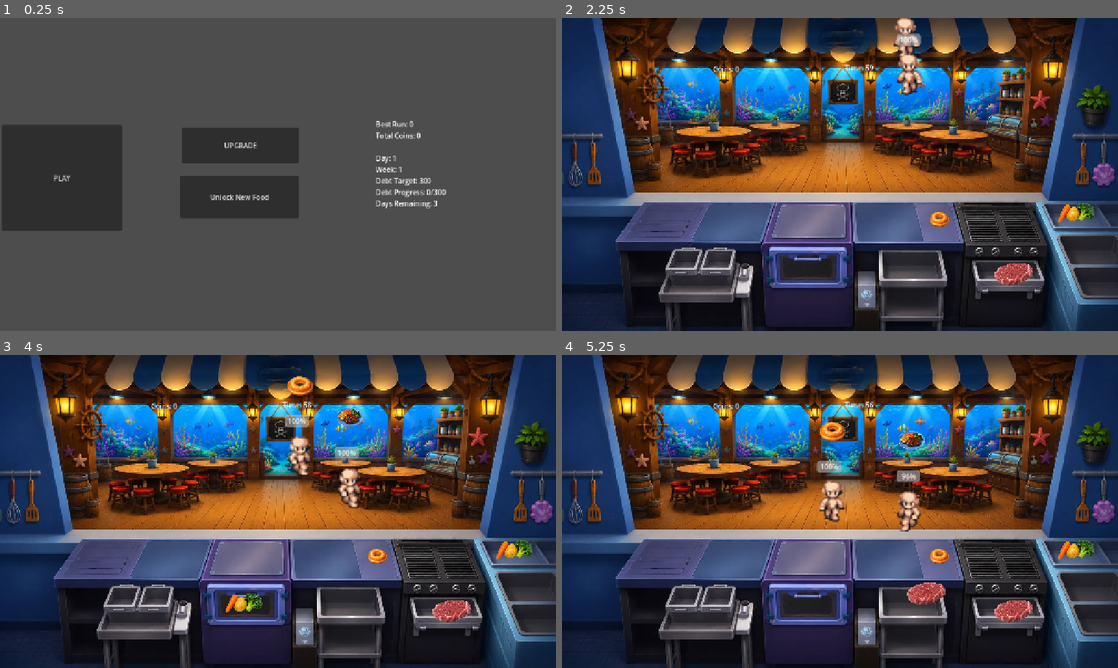
Above: before the commit, frames 1-4 (two rows, left to right).
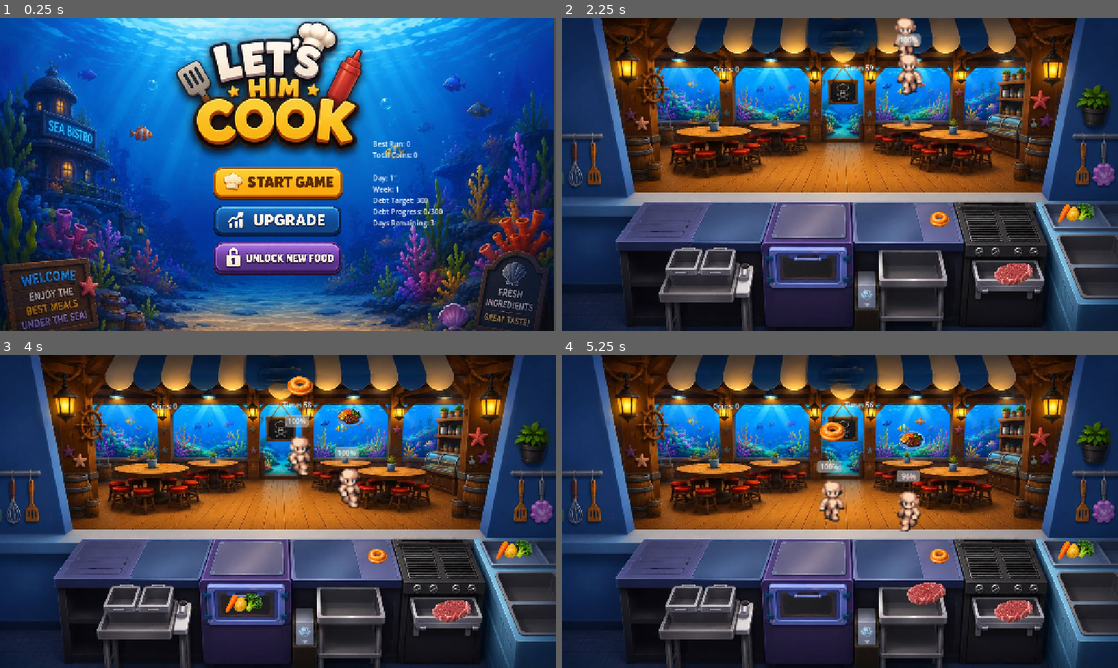
Above: after the commit, the same moments.

Repository: non123a/resturantSim
Game: Godot game, scene res://scenes/dashboard/dashboard.tscn
Same seed, same stepped clock (60 frames per second), same inputs: the game is played once before the commit and once after it.
Inputs (mouse positions are in pixels of both pictures, inside the frame that each line leads up to; where the layout moved, square brackets give the same spot in the first picture):
- Up to frame 1 (0.25 s): no input
- Up to frame 2 (2.25 s): click (840, 221) [801, 146] at 0.5 s; click "BACK" at 1.25 s; click (840, 183) [623, 177] at 2 s
- Up to frame 3 (4 s): drag from (450, 611) to (244, 602) at 2.77 s; drag from (517, 549) to (244, 602) at 3.52 s
- Up to frame 4 (5.25 s): move the mouse to (940, 555) at 4.27 s; click (940, 555) at 4.42 s; drag from (1012, 611) to (751, 558) at 5.02 s

The runs differ from the first frame. In frame 1, 98% of the frame differs, in the area x 0-100%, y 0-100%; in frame 2, less than 0.1%; in frame 3, less than 0.1%; in frame 4, less than 0.1%.

Commit message:
add UI to the dashboard

Diff:
--- a/scenes/dashboard/dashboard.tscn
+++ b/scenes/dashboard/dashboard.tscn
@@ -1,51 +1,77 @@
-[gd_scene load_steps=2 format=3 uid="uid://bqers1v50jyal"]
+[gd_scene load_steps=8 format=3 uid="uid://bqers1v50jyal"]
 
 [ext_resource type="Script" uid="uid://bs4qevioffwv2" path="res://scripts/dashboard.gd" id="1_iwa43"]
+[ext_resource type="Texture2D" uid="uid://ctipqjgvtpsma" path="res://assets/chimengAsset/icon/photo_2026-07-21_18-28-18-removebg-preview.png" id="2_pq66u"]
+[ext_resource type="Texture2D" uid="uid://1v7piv1b6pj6" path="res://assets/chimengAsset/icon/photo_1_2026-07-21_18-32-18-removebg-preview.png" id="3_4jrbh"]
+[ext_resource type="Script" uid="uid://b0s5lcljh8g0m" path="res://scenes/dashboard/play_button.gd" id="3_yxfa0"]
+[ext_resource type="Texture2D" uid="uid://dk4gid1ixre2f" path="res://assets/chimengAsset/icon/photo_2_2026-07-21_18-32-18-removebg-preview.png" id="4_yxfa0"]
+[ext_resource type="Texture2D" uid="uid://q38wwu208xu2" path="res://assets/chimengAsset/photo_2026-07-21_16-54-24.jpg" id="5_ha5bl"]
+
+[sub_resource type="Theme" id="Theme_7agwo"]
 
 [node name="Dashboard" type="Control"]
 layout_mode = 3
 anchors_preset = 0
-offset_left = 4.0
-offset_top = 7.0
-offset_right = 44.0
-offset_bottom = 47.0
+offset_left = -17.0
+offset_top = -44.0
+offset_right = 1254.0
+offset_bottom = 666.0
 script = ExtResource("1_iwa43")
 
-[node name="PlayButton" type="Button" parent="."]
+[node name="TextureRect" type="TextureRect" parent="."]
+z_index = -1
+layout_mode = 0
+offset_left = 12.0
+offset_top = 44.0
+offset_right = 1292.0
+offset_bottom = 897.0
+mouse_filter = 2
+texture = ExtResource("5_ha5bl")
+
+[node name="PlayButton" type="TextureButton" parent="."]
 layout_mode = 1
 anchors_preset = -1
 anchor_right = 2.9490001
 anchor_bottom = 5.255
-offset_top = 239.0
-offset_right = 159.04
-offset_bottom = 272.8
-text = "PLAY"
+offset_left = 502.0
+offset_top = 373.0
+offset_right = -2936.1792
+offset_bottom = -3257.05
+focus_mode = 1
+theme = SubResource("Theme_7agwo")
+texture_normal = ExtResource("2_pq66u")
+ignore_texture_size = true
+stretch_mode = 0
+script = ExtResource("3_yxfa0")
 
-[node name="Upgrade" type="Button" parent="."]
+[node name="Upgrade" type="TextureButton" parent="."]
 layout_mode = 0
-offset_left = 415.0
-offset_top = 245.0
-offset_right = 684.0
-offset_bottom = 327.0
+offset_left = 503.0
+offset_top = 464.0
+offset_right = 809.0
+offset_bottom = 559.0
 tooltip_text = "UPGRADE
 "
-text = "UPGRADE"
+texture_normal = ExtResource("3_4jrbh")
+ignore_texture_size = true
+stretch_mode = 0
 
 [node name="RecordLabel" type="Label" parent="."]
 layout_mode = 0
-offset_left = 861.0
-offset_top = 226.0
-offset_right = 1173.0
-offset_bottom = 542.0
-text = "RECORD:"
+offset_left = 875.0
+offset_top = 322.0
+offset_right = 1187.0
+offset_bottom = 638.0
 
-[node name="Unlock New Food" type="Button" parent="."]
+[node name="Unlock New Food" type="TextureButton" parent="."]
 layout_mode = 0
-offset_left = 411.0
-offset_top = 356.0
-offset_right = 684.0
-offset_bottom = 454.0
-text = "Unlock New Food"
+offset_left = 502.0
+offset_top = 546.0
+offset_right = 809.0
+offset_bottom = 653.0
+texture_normal = ExtResource("4_yxfa0")
+ignore_texture_size = true
+stretch_mode = 0
 
 [connection signal="pressed" from="PlayButton" to="." method="_on_play_button_pressed"]
 [connection signal="pressed" from="Upgrade" to="." method="_on_upgrade_pressed"]
--- /dev/null
+++ b/scenes/dashboard/play_button.gd
@@ -0,0 +1,6 @@
+extends TextureButton
+
+
+func _gui_input(event):
+	if event is InputEventMouseButton and event.pressed:
+		print("TextureButton got mouse")
--- a/scenes/main/main.tscn
+++ b/scenes/main/main.tscn
@@ -994,18 +994,18 @@
 
 [node name="RestartButton" type="Button" parent="CanvasLayer/EndPanel"]
 layout_mode = 0
-offset_left = 682.0
-offset_top = 415.0
-offset_right = 747.0
-offset_bottom = 446.0
+offset_left = 692.0
+offset_top = 390.0
+offset_right = 757.0
+offset_bottom = 421.0
 text = "Restart"
 
 [node name="BackButton" type="Button" parent="CanvasLayer/EndPanel"]
 layout_mode = 0
-offset_left = 780.0
-offset_top = 414.0
-offset_right = 830.0
-offset_bottom = 445.0
+offset_left = 794.0
+offset_top = 392.0
+offset_right = 844.0
+offset_bottom = 423.0
 text = "BACK"
 
 [node name="KitchenMap" type="TileMapLayer" parent="."]
--- a/scripts/GameData.gd
+++ b/scripts/GameData.gd
@@ -73,7 +73,7 @@
 		"cook_time": 1.5,
 		"price": 9,
 		"display_name": "Bun",
-		"wait_time": 10.0,
+		"wait_time": 12.0,
 		"icon": preload("res://assets/chimengAsset/hotdog bread/breads.png")
 	},
 	"steak": {
@@ -89,27 +89,27 @@
 		"type": "stove",
 		"steps": ["stove"],
 		"cook_time": 2.5,
-		"price": 12,
+		"price": 14,
 		"display_name": "Bacon",
-		"wait_time": 12.0,
+		"wait_time": 18.0,
 		"icon": preload("res://assets/chimengAsset/steak/beefs.png")
 	},
 	"burger": {
 		"type": "multi",
 		"steps": ["prep", "stove"],
-		"cook_time": 5.0,
+		"cook_time": 6.0,
 		"price": 30,
 		"display_name": "Burger",
-		"wait_time": 25.0,
+		"wait_time": 28.0,
 		"icon": preload("res://assets/chimengAsset/hamburger/hamburgers.png")
 	},
 	"burrito": {
 		"type": "multi",
 		"steps": ["prep"],
 		"cook_time": 5.5,
-		"price": 22,
+		"price": 24,
 		"display_name": "Burrito",
-		"wait_time": 22.0,
+		"wait_time": 26.0,
 		"icon": preload("res://assets/chimengAsset/burrito/burrito.png")
 	}
 }
--- a/scripts/dashboard.gd
+++ b/scripts/dashboard.gd
@@ -1,5 +1,4 @@
 extends Control
-
 
 func _on_play_button_pressed():
 	get_tree().change_scene_to_file("res://scenes/main/main.tscn")
Binary file removed: assets/chimengAsset/champion.jpg
Binary file removed: assets/chimengAsset/coin.jpg
Binary file added: assets/chimengAsset/icon/photo_1_2026-07-21_18-32-18-removebg-preview.png
Not shown, changed: assets/chimengAsset/icon/photo_1_2026-07-21_18-32-18-removebg-preview.png.import
Binary file added: assets/chimengAsset/icon/photo_2026-07-21_18-28-18-removebg-preview.png
Not shown, changed: assets/chimengAsset/icon/photo_2026-07-21_18-28-18-removebg-preview.png.import
Binary file added: assets/chimengAsset/icon/photo_2026-07-21_18-28-20-removebg-preview.png
Not shown, changed: assets/chimengAsset/icon/photo_2026-07-21_18-28-20-removebg-preview.png.import
Binary file added: assets/chimengAsset/icon/photo_2_2026-07-21_18-32-18-removebg-preview.png
Not shown, changed: assets/chimengAsset/icon/photo_2_2026-07-21_18-32-18-removebg-preview.png.import
Binary file added: assets/chimengAsset/icon/photo_3_2026-07-21_18-32-18-removebg-preview.png
Not shown, changed: assets/chimengAsset/icon/photo_3_2026-07-21_18-32-18-removebg-preview.png.import
(and 17 more such lines)
